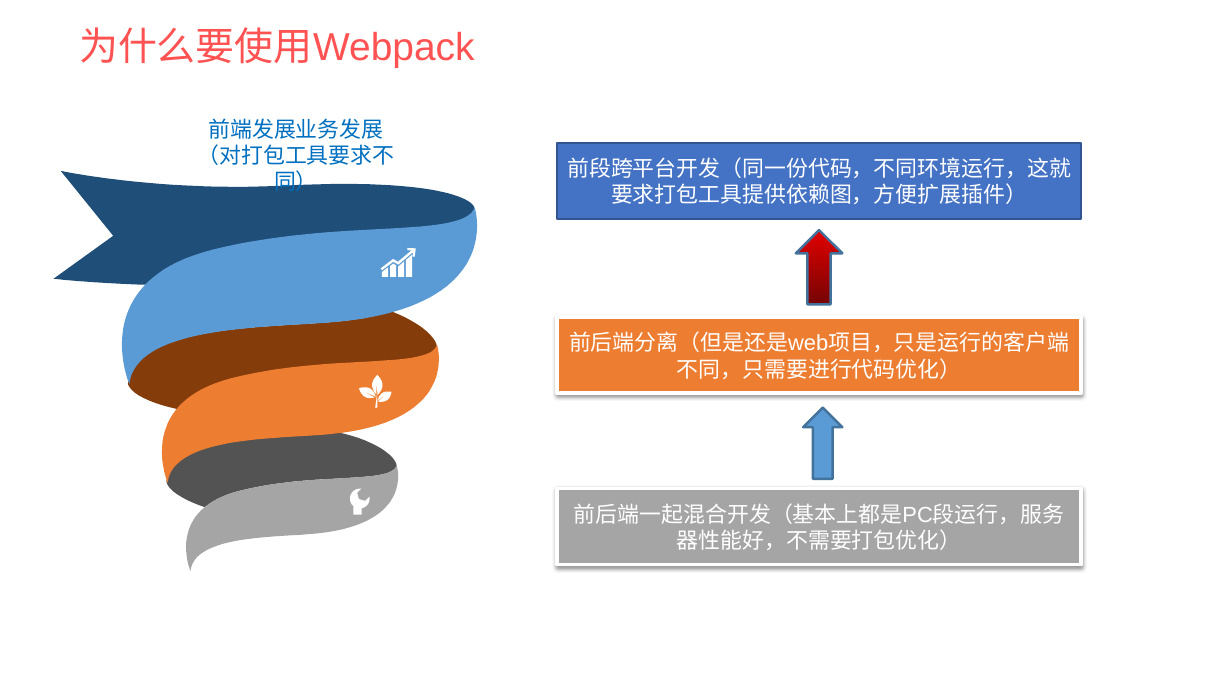
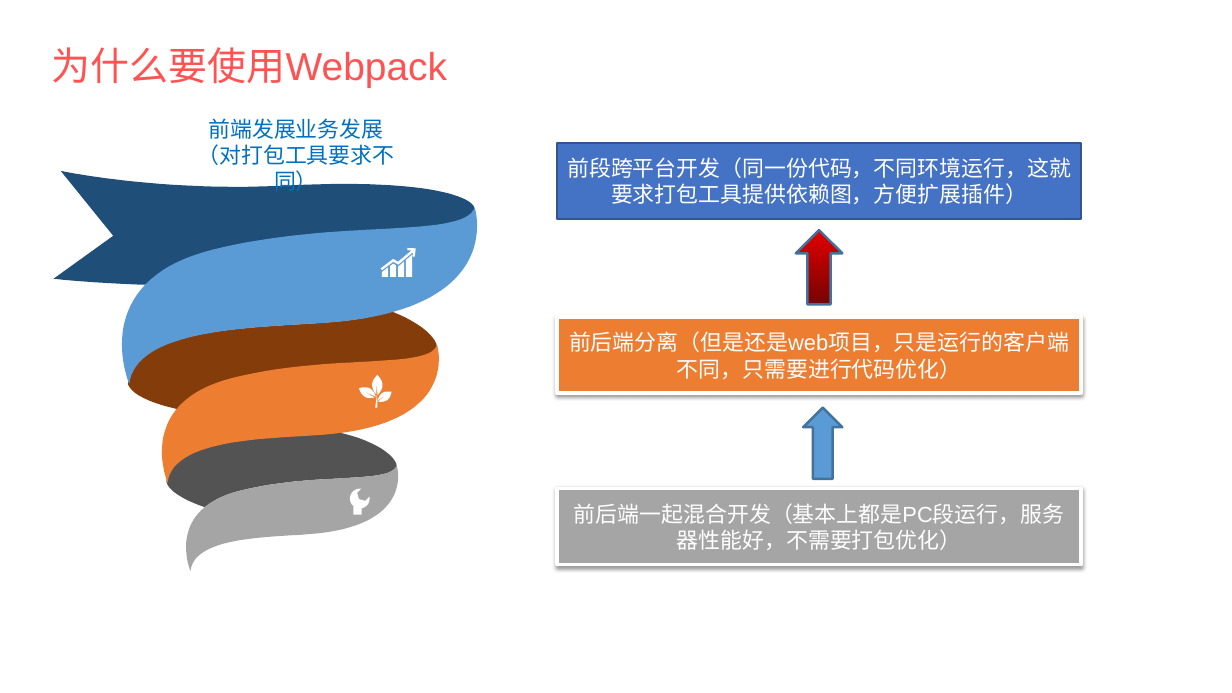
Before and after one commit to wangqiang66/webpack, a slide deck: slide 5 of Webpack简介.pptx. Drawn at 1232x693 pixels with LibreOffice and Linux fonts; fonts in the diff are those of the drawing; background and template pictures are left out. Boxes give left, top, right and bottom in pixels: in the first picture for what was removed or moved away, otherwise in the second. Text is boxed around its words. In the diff, an @@ line names an element or a change of style, - is before the commit and + after.

```diff
--- a/Webpack简介.pptx
+++ b/Webpack简介.pptx
@@ text "为什么要使用Webpack": place and size @@
-text "为什么要使用Webpack" at bbox=[79, 27, 475, 68]
+text "为什么要使用Webpack" at bbox=[52, 47, 448, 88]
```
Also in this commit, not shown: 10 other slides changed, 5 slides added, 1 slide removed, 26 other files.
